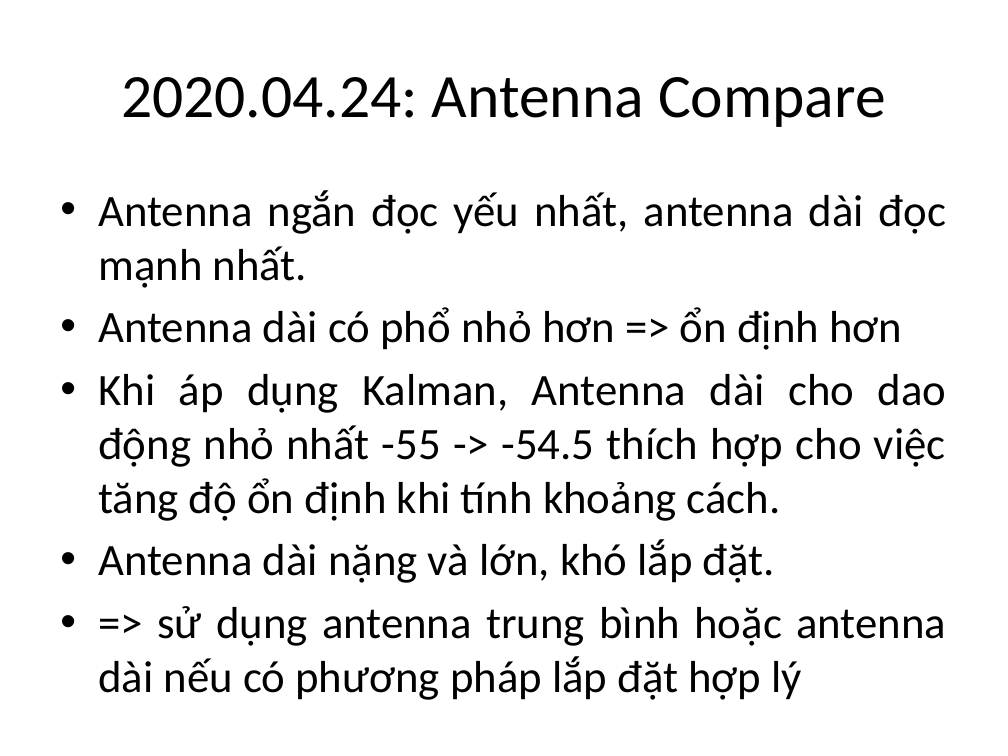
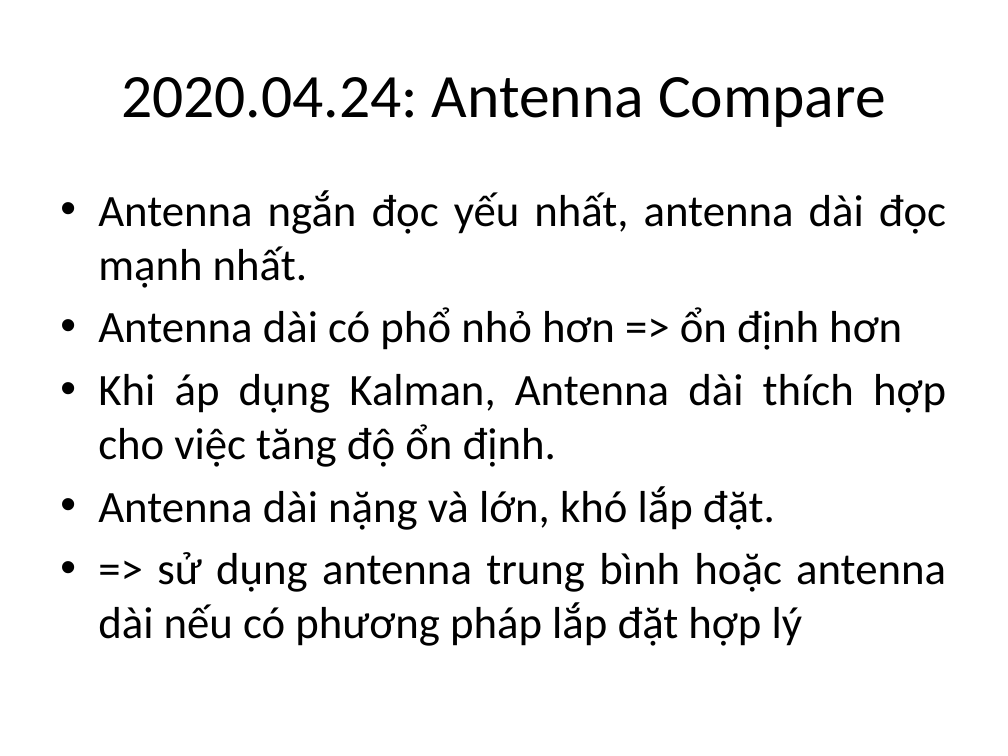
Before and after one commit to letruongthanh3698/BLE_matlab, a slide deck: slide 26 of report/Timeline.Report.pptx (slide 34 before the commit). Drawn at 1008x756 pixels with LibreOffice and Linux fonts; fonts in the diff are those of the drawing. Boxes give left, top, right and bottom in pixels: in the first picture for what was removed or moved away, otherwise in the second. Text is boxed around its words. In the diff, an @@ line names an element or a change of style, - is before the commit and + after.

```diff
--- a/report/Timeline.Report.pptx
+++ b/report/Timeline.Report.pptx
@@ text at box(98, 374, 946, 467): text changed @@
-• Khi áp dụng Kalman, Antenna dài cho dao động nhỏ nhất -55 -> -54.5 thích hợp cho việc tăng độ ổn định khi tính khoảng cách.
+• Khi áp dụng Kalman, Antenna dài thích hợp cho việc tăng độ ổn định.
```
Also in this commit, not shown: 8 other slides changed, 2 slides added, 10 slides removed, 18 other files.
